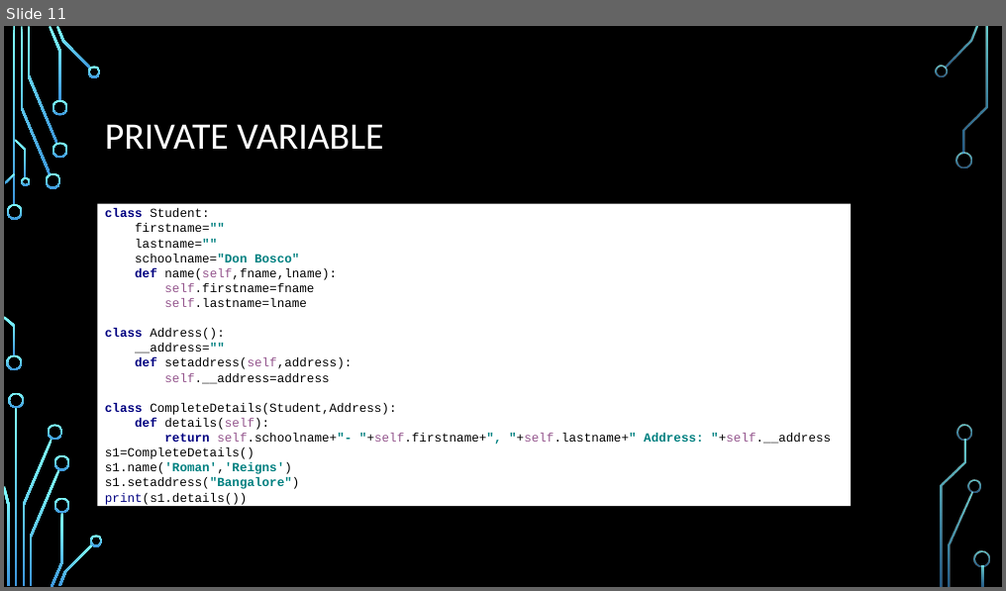
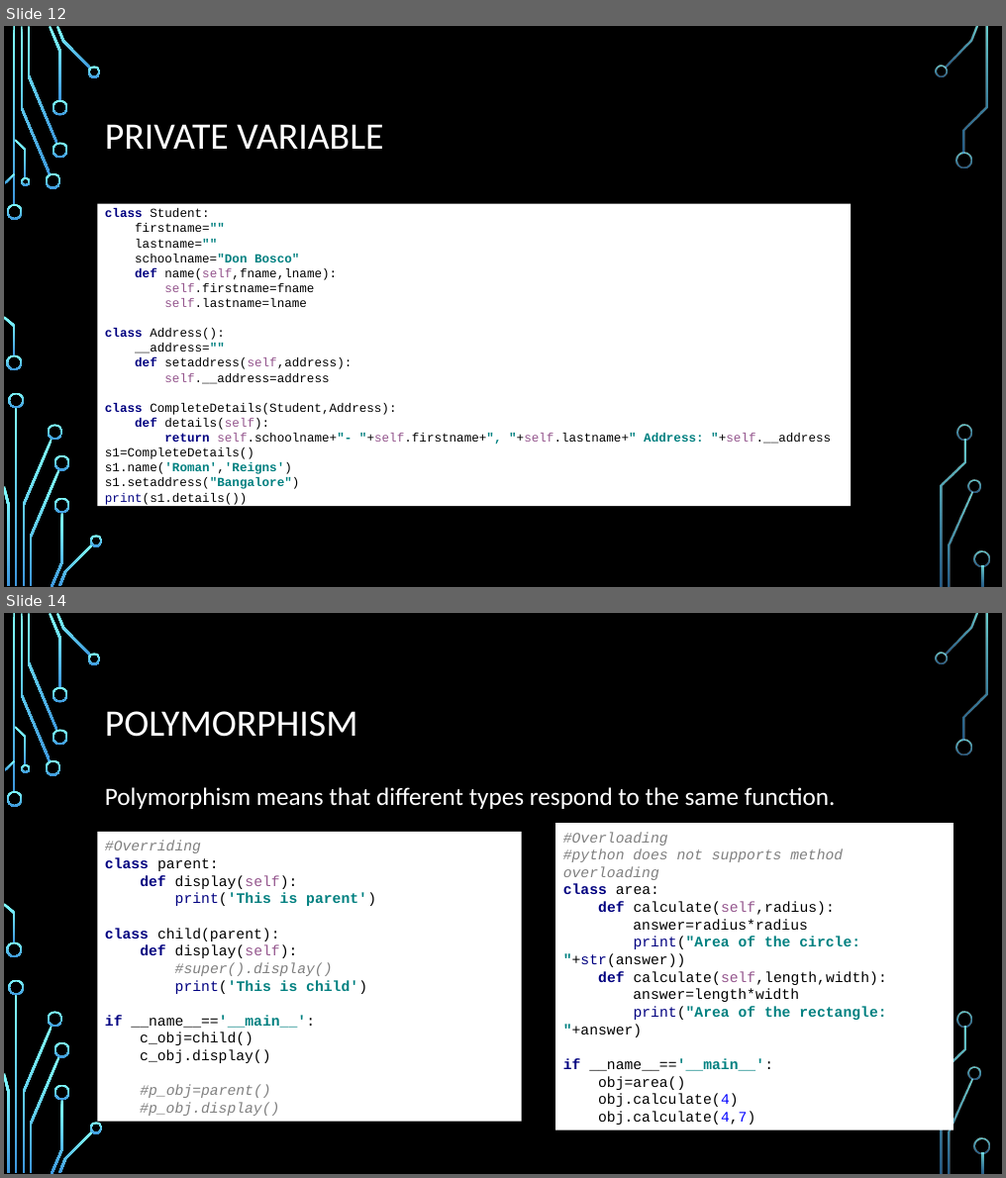
Before and after one commit to naveens33/python_tutorials, a slide deck: ppt/Python Oops concept.pptx. Shown one above the other, each under a label of ours: slide 11 before the commit, slides 12 and 14 after it; the slides between them are not shown. The pictures are 1006x591 and 1006x1178 pixels, drawn with LibreOffice and Linux fonts; fonts in the diff are those of the drawing; background and template pictures are left out. Boxes give left, top, right and bottom in pixels: in the first picture for what was removed or moved away, otherwise in the second. Text is boxed around its words. In the diff, an @@ line names an element or a change of style, - is before the commit and + after.

```diff
--- a/ppt/Python Oops concept.pptx
+++ b/ppt/Python Oops concept.pptx
@@ slide 14 added at (4, 613, 1002, 1174), background picture (left out); not listed: 36 template elements that a slide beside it also shows @@
@@ title added at (105, 711, 358, 737), 36 pt, text #FFFFFF @@
+POLYMORPHISM
@@ text added at (105, 787, 836, 809), 24 pt, text #FFFFFF @@
+Polymorphism means that different types respond to the same function.
@@ rectangle added at (98, 832, 522, 1121), fill #FFFFFF, 14 pt, text #000000 @@
+#Overriding
+class parent:
+def display(self):
+print('This is parent')
+class child(parent):
+def display(self):
+#super().display()
+print('This is child')
+if __name__=='__main__':
+c_obj=child()
+c_obj.display()
+#p_obj=parent()
+#p_obj.display()
@@ rectangle added at (555, 823, 953, 1131), fill #FFFFFF, 14 pt, text #000000 @@
+#Overloading
+#python does not supports method overloading
+class area:
+def calculate(self,radius):
+answer=radius*radius
+print("Area of the circle: "+str(answer))
+def calculate(self,length,width):
+answer=length*width
+print("Area of the rectangle: "+answer)
+if __name__=='__main__':
+obj=area()
+obj.calculate(4)
+obj.calculate(4,7)
@@ what was slide 11 is now slide 12 @@
```
Also in this commit, not shown: 2 other slides added, 19 other files.
